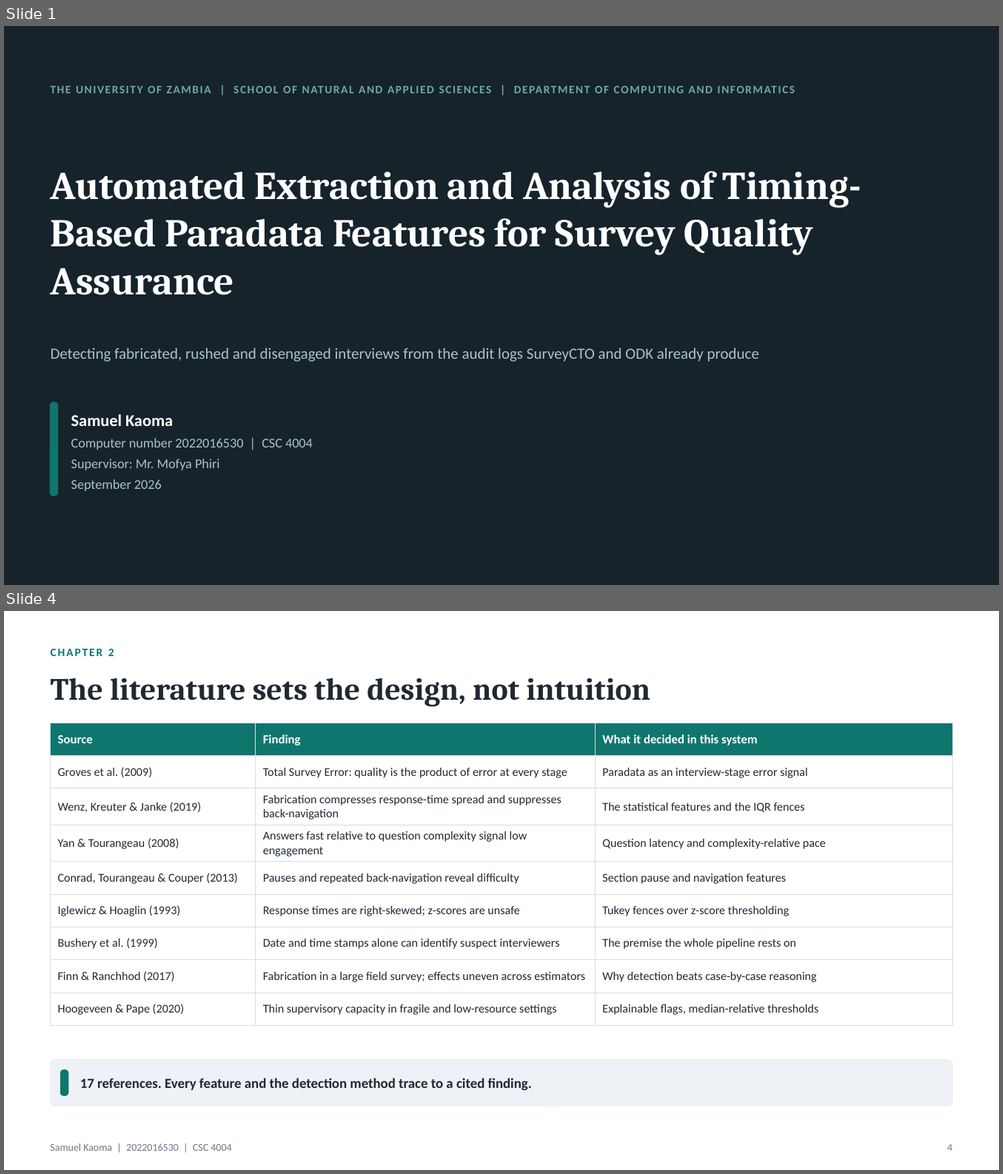
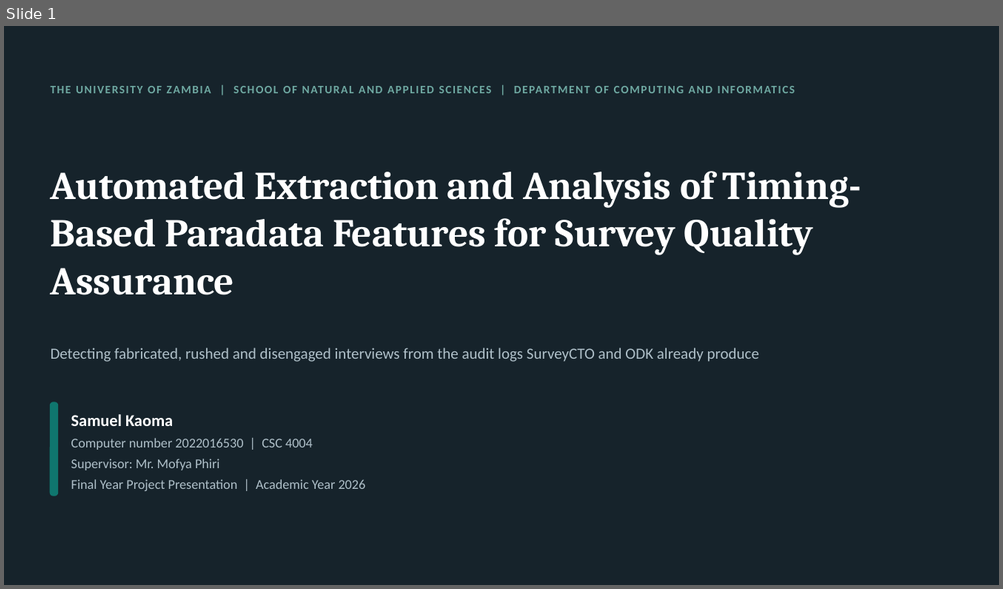
Before and after one commit to Samuelkaoma-eng/SKACE-TIME-DATA, a slide deck: docs/deliverables/Kaoma_Paradata_Presentation.pptx. Shown one above the other, each under a label of ours: slides 1 and 4 before the commit, slide 1 after it; the slides between them are not shown. The pictures are 1003x1174 and 1003x589 pixels, drawn with LibreOffice and Linux fonts; fonts in the diff are those of the drawing. Boxes give left, top, right and bottom in pixels: in the first picture for what was removed or moved away, otherwise in the second. Text is boxed around its words. In the diff, an @@ line names an element or a change of style, - is before the commit and + after.

Commit message:
Update the presentation deck
Recall gains in percentage points, the stress baseline on the baseline
slide, scaling as cost per interview, canonical profiles on the data slide,
data-quality flags named on the demo slide, and the reference check stated
as in Appendix E. Architecture now comes before data and lists the modules;
footer and slide numbers follow the template; 26 slides cut to 24.

```diff
--- a/docs/deliverables/Kaoma_Paradata_Presentation.pptx
+++ b/docs/deliverables/Kaoma_Paradata_Presentation.pptx
@@ slide 4 removed at (4,611,999,1170), background #FFFFFF @@
@@ text removed at (51,649,114,656) @@
-CHAPTER 2
@@ text removed at (51,678,650,707) @@
-The literature sets the design, not intuition
@@ table removed at (51,723,952,1018), 9 rows, 3 columns @@
-Source | Finding | What it decided in this system
-Groves et al. (2009) | Total Survey Error: quality is the product of error at every stage | Paradata as an interview-stage error signal
-Wenz, Kreuter & Janke (2019) | Fabrication compresses response-time spread and suppresses back-navigation | The statistical features and the IQR fences
-Yan & Tourangeau (2008) | Answers fast relative to question complexity signal low engagement | Question latency and complexity-relative pace
-Conrad, Tourangeau & Couper (2013) | Pauses and repeated back-navigation reveal difficulty | Section pause and navigation features
-Iglewicz & Hoaglin (1993) | Response times are right-skewed; z-scores are unsafe | Tukey fences over z-score thresholding
-Bushery et al. (1999) | Date and time stamps alone can identify suspect interviewers | The premise the whole pipeline rests on
-Finn & Ranchhod (2017) | Fabrication in a large field survey; effects uneven across estimators | Why detection beats case-by-case reasoning
-Hoogeveen & Pape (2020) | Thin supervisory capacity in fragile and low-resource settings | Explainable flags, median-relative thresholds
@@ rounded rectangle removed at (51,1060,952,1106) @@
@@ rounded rectangle removed at (61,1071,68,1096) @@
@@ text removed at (80,1078,532,1091) @@
-17 references. Every feature and the detection method trace to a cited finding.
@@ text removed at (50,1144,231,1151) @@
-Samuel Kaoma | 2022016530 | CSC 4004
@@ text removed at (947,1145,952,1151) @@
-4
@@ slide 1 changed as well @@
@@ text at (71,480,366,491): text changed @@
-September 2026
+Final Year Project Presentation | Academic Year 2026
```
Also in this commit, not shown: 9 other slides changed, 14 slides added, 20 other slides removed.
